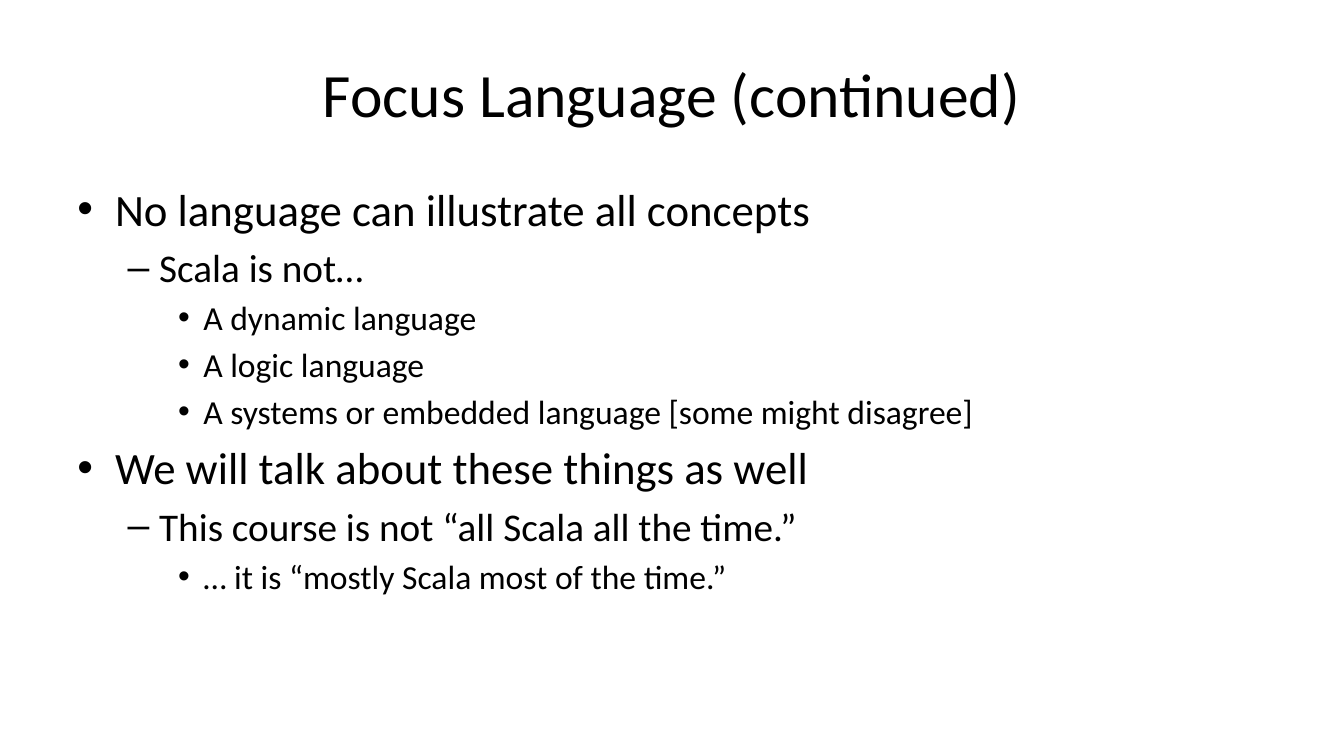
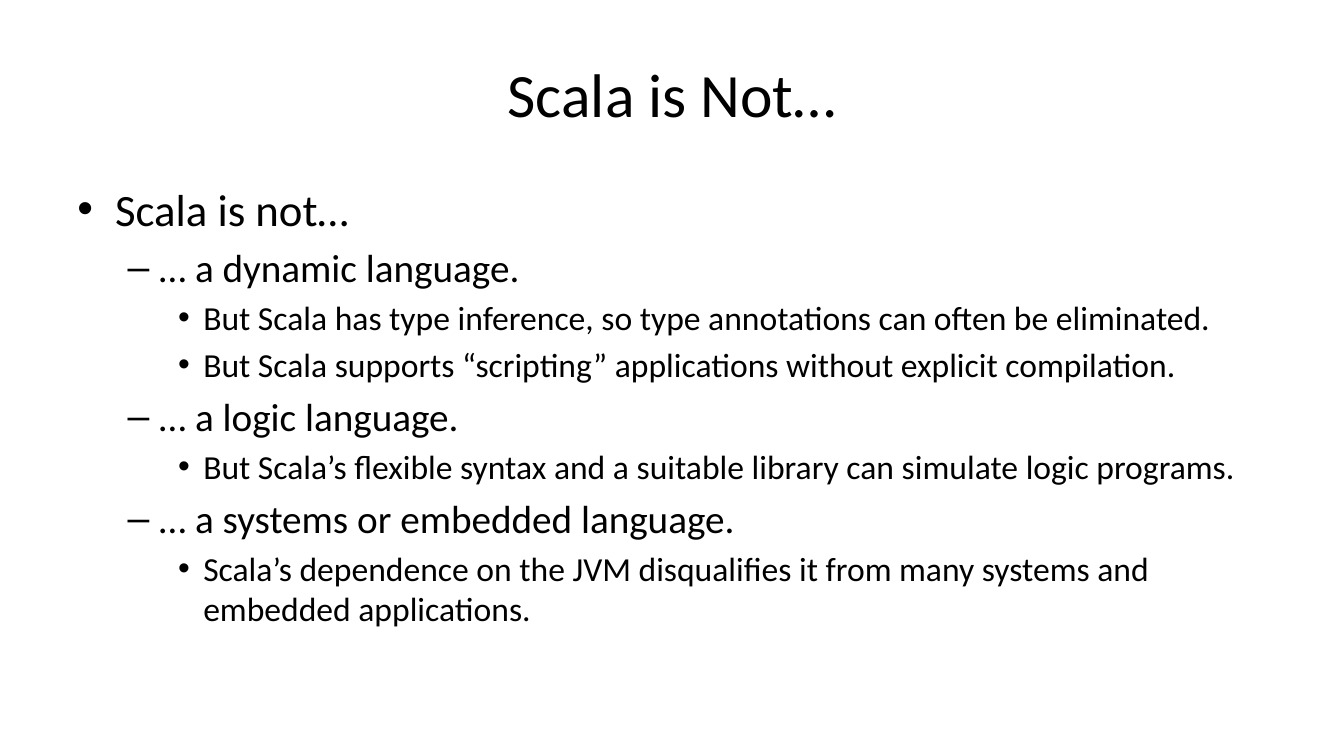
Before and after one commit to pchapin/augusta, a slide deck: slide 3 of tutorials/Scala/presentations/00_Introduction.pptx (slide 5 before the commit). Drawn at 1344x756 pixels with LibreOffice and Linux fonts; fonts in the diff are those of the drawing. Boxes give left, top, right and bottom in pixels: in the first picture for what was removed or moved away, otherwise in the second. Text is boxed around its words. In the diff, an @@ line names an element or a change of style, - is before the commit and + after.

Commit message:
Updated the Scala introduction slides in the Scala tutorial.

```diff
--- a/tutorials/Scala/presentations/00_Introduction.pptx
+++ b/tutorials/Scala/presentations/00_Introduction.pptx
@@ title at (508,74,836,118): text changed @@
-Focus Language (continued)
+Scala is Not…
@@ text at (115,195,810,234): paragraph removed @@
-• No language can illustrate all concepts
@@ text at (115,195,348,227): size 28 to 32 pt in "Scala is not…"; bullet – to •; list level 2 to 1 in "Scala is not…" @@
@@ text at (195,254,1234,627): text changed @@
-    • A dynamic language
-    • A logic language
-    • A systems or embedded language [some might disagree]
-• We will talk about these things as well
-  – This course is not “all Scala all the time.”
-    • … it is “mostly Scala most of the time.”
+  – … a dynamic language.
+    • But Scala has type inference, so type annotations can often be eliminated.
+    • But Scala supports “scripting” applications without explicit compilation.
+  – … a logic language.
+    • But Scala’s flexible syntax and a suitable library can simulate logic programs.
+  – … a systems or embedded language.
+    • Scala’s dependence on the JVM disqualifies it from many systems and embedded applications.
```
Also in this commit, not shown: 12 other slides changed, 3 slides added, 2 slides removed.
